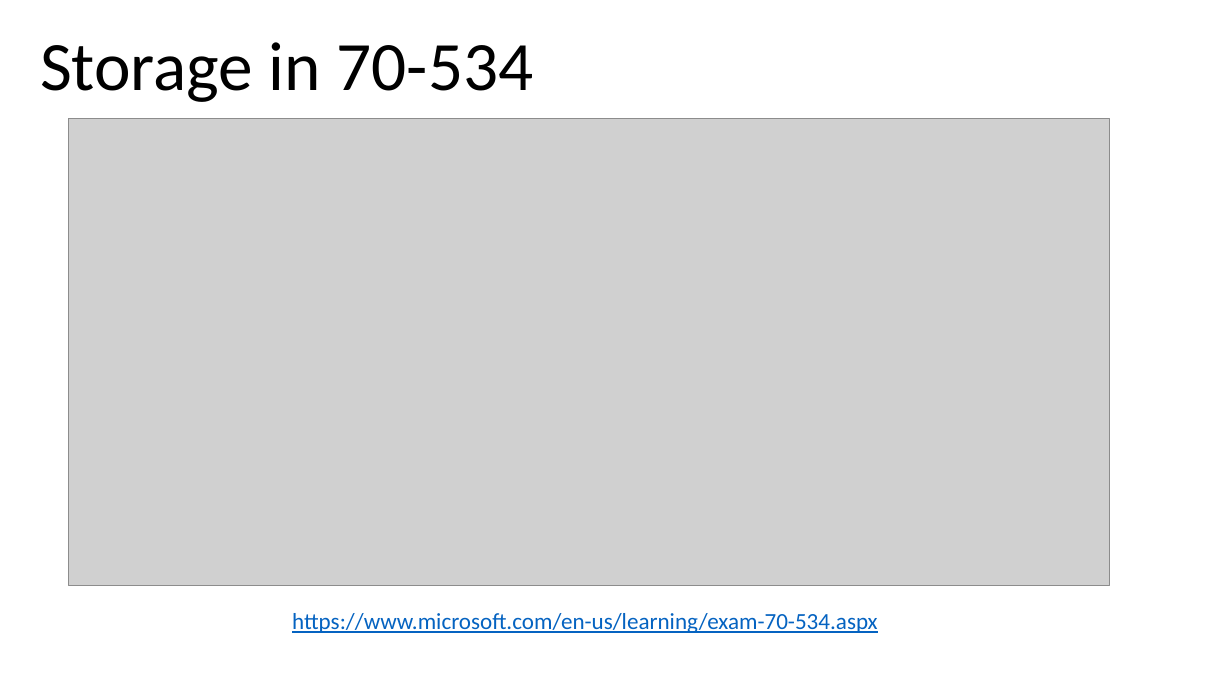
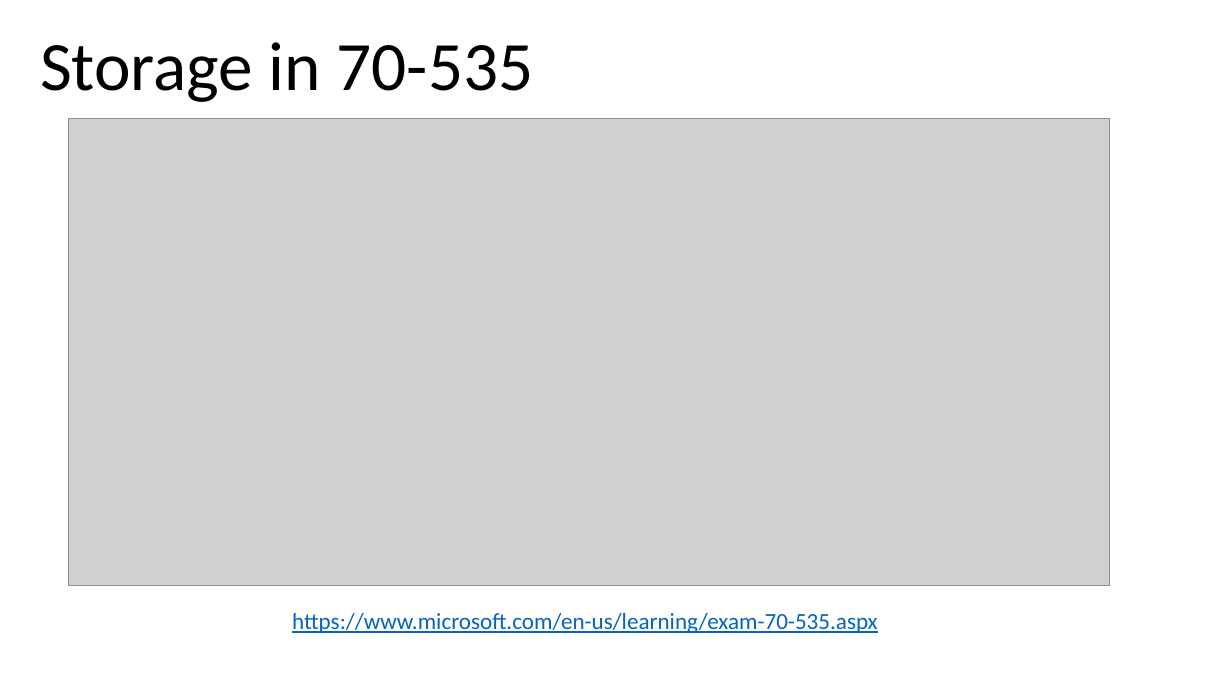
Before and after one commit to guruskill/70-535, a slide deck: slide 4 of Presentations/2018-01-NYC/70-535_02-Design-Data-Implementation.pptx (slide 5 before the commit). Drawn at 1232x693 pixels with LibreOffice and Linux fonts; fonts in the diff are those of the drawing; grey boxes stand for pictures. Boxes give left, top, right and bottom in pixels: in the first picture for what was removed or moved away, otherwise in the second. Text is boxed around its words. In the diff, an @@ line names an element or a change of style, - is before the commit and + after.

```diff
--- a/Presentations/2018-01-NYC/70-535_02-Design-Data-Implementation.pptx
+++ b/Presentations/2018-01-NYC/70-535_02-Design-Data-Implementation.pptx
@@ title at [40, 42, 534, 102]: text changed @@
-Storage in 70-534
+Storage in 70-535
@@ text at [292, 613, 878, 633]: text changed @@
-https://www.microsoft.com/en-us/learning/exam-70-534.aspx
+https://www.microsoft.com/en-us/learning/exam-70-535.aspx
```
Also in this commit, not shown: 2 slides removed, 2 other files.
